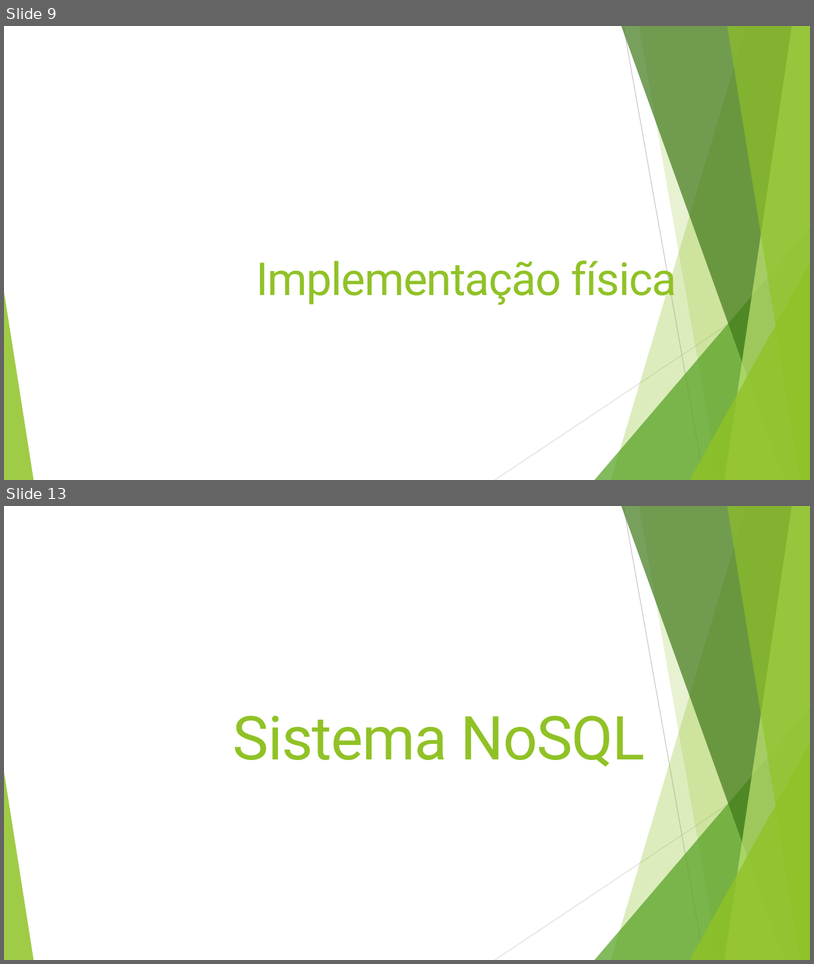
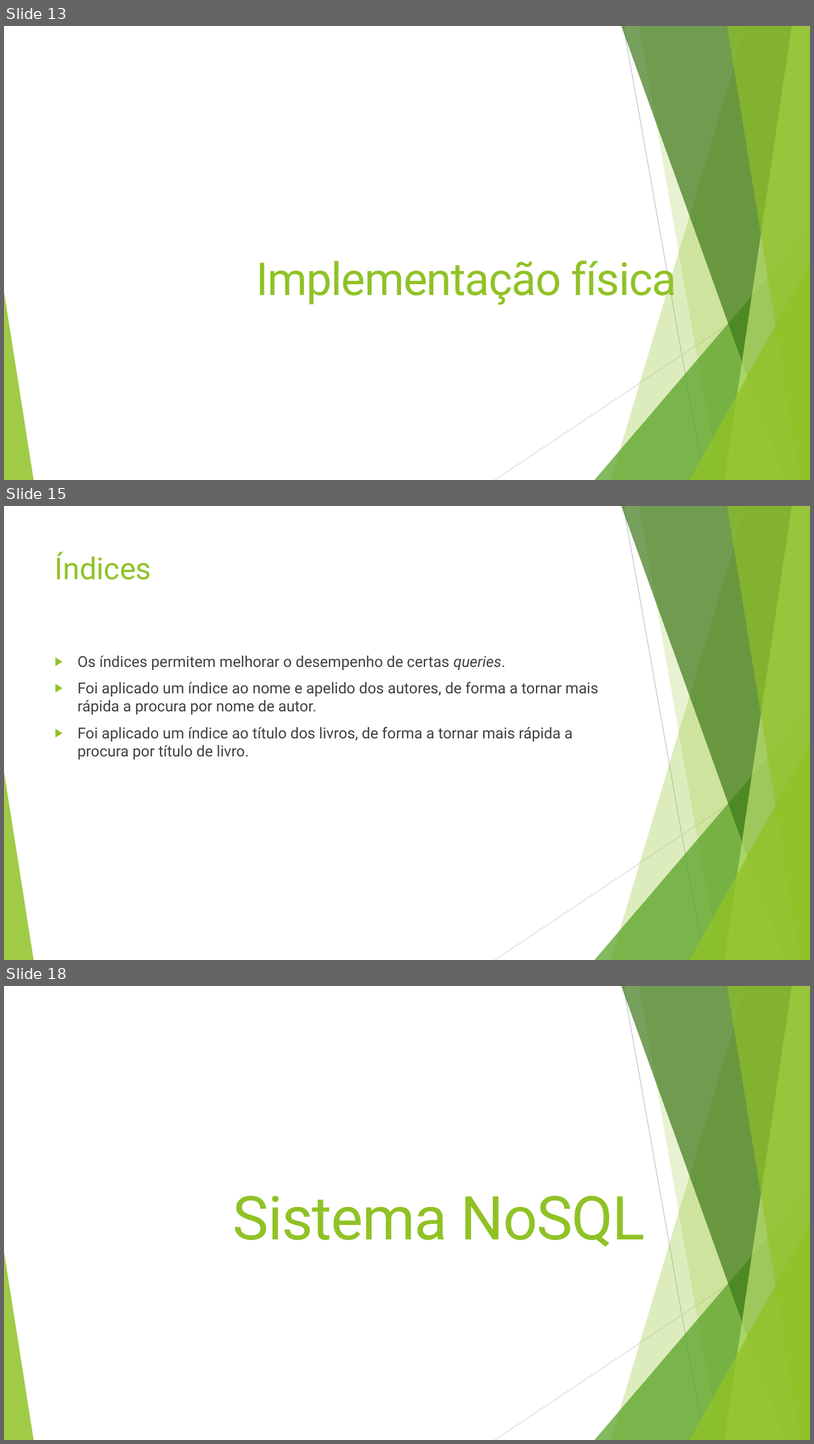
Before and after one commit to JRI98/ProjetoBD, a slide deck: Apresentação.pptx. Shown one above the other, each under a label of ours: slides 9 and 13 before the commit, slides 13, 15 and 18 after it; the slides between them are not shown. The pictures are 814x964 and 814x1444 pixels, drawn with LibreOffice and Linux fonts; fonts in the diff are those of the drawing. Boxes give left, top, right and bottom in pixels: in the first picture for what was removed or moved away, otherwise in the second. Text is boxed around its words. In the diff, an @@ line names an element or a change of style, - is before the commit and + after.

```diff
--- a/Apresentação.pptx
+++ b/Apresentação.pptx
@@ slide 15 added at <box>4,506,810,960</box>, background #FFFFFF; not listed: 10 template elements that a slide beside it also shows @@
@@ title added at <box>55,552,152,580</box>, 36 pt, text #90C226 @@
+Índices
@@ text added at <box>78,655,599,759</box>, 18 pt, text #404040 @@
+▶ Os índices permitem melhorar o desempenho de certas queries.
+▶ Foi aplicado um índice ao nome e apelido dos autores, de forma a tornar mais rápida a procura por nome de autor.
+▶ Foi aplicado um índice ao título dos livros, de forma a tornar mais rápida a procura por título de livro.
@@ what was slide 9 is now slide 13 @@
@@ what was slide 13 is now slide 18 @@
```
Also in this commit, not shown: 3 slides changed, 10 other slides added, 3 slides removed.
